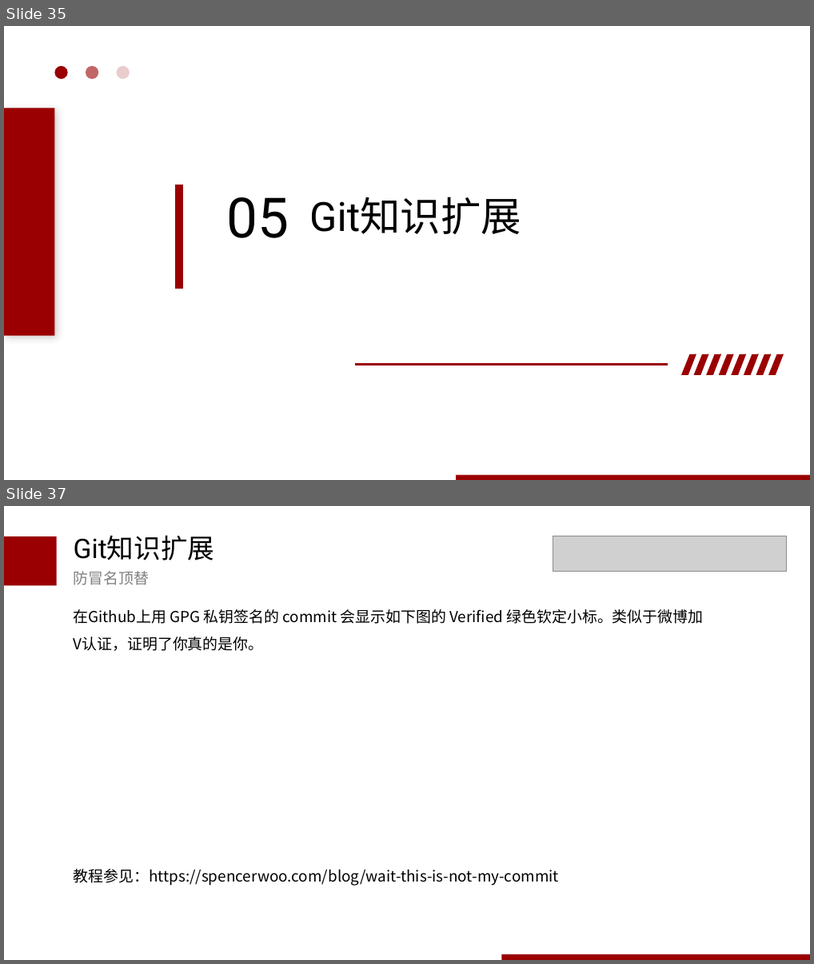
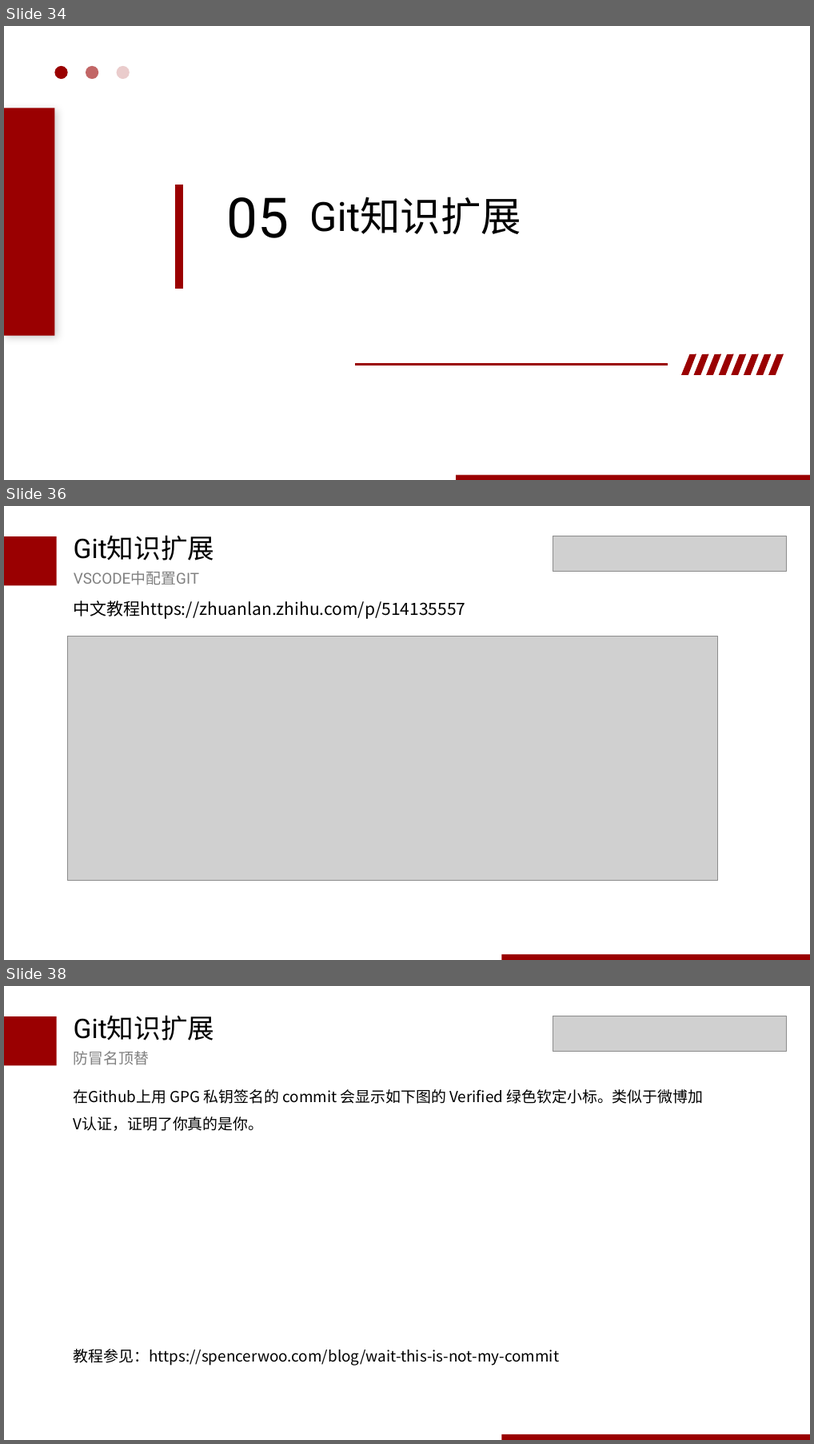
Before and after one commit to wudaoxi1100/blog, a slide deck: ppt/git介绍0325.pptx. Shown one above the other, each under a label of ours: slides 35 and 37 before the commit, slides 34, 36 and 38 after it; the slides between them are not shown. The pictures are 814x964 and 814x1444 pixels, drawn with LibreOffice and Linux fonts; fonts in the diff are those of the drawing; grey boxes stand for pictures. Boxes give left, top, right and bottom in pixels: in the first picture for what was removed or moved away, otherwise in the second. Text is boxed around its words. In the diff, an @@ line names an element or a change of style, - is before the commit and + after.

```diff
--- a/ppt/git介绍0325.pptx
+++ b/ppt/git介绍0325.pptx
@@ slide 36 added at [4,506,810,960], background #FFFFFF @@
@@ rectangle added at [4,537,57,586], fill #9A0001 @@
@@ text added at [74,535,215,560], 32 pt, text #000000 @@
+Git知识扩展
@@ picture added at [554,536,787,572] @@
@@ text added at [74,571,199,585], 18 pt, text #808080 @@
+VSCODE中配置GIT
@@ text added at [74,600,466,619], 20 pt, text #000000 @@
+中文教程https://zhuanlan.zhihu.com/p/514135557
@@ picture added at [67,636,718,880] @@
@@ rectangle added at [502,954,810,960], fill #9A0001 @@
@@ what was slide 35 is now slide 34 @@
@@ what was slide 37 is now slide 38 @@
```
Also in this commit, not shown: 3 slides changed, 3 other slides added, 3 slides removed.
